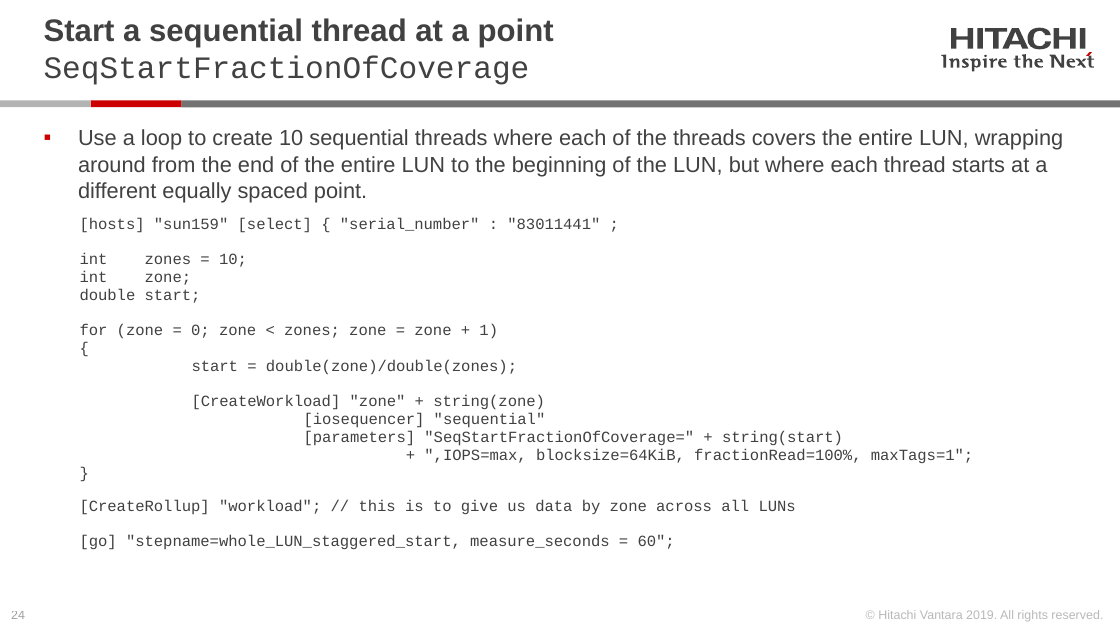
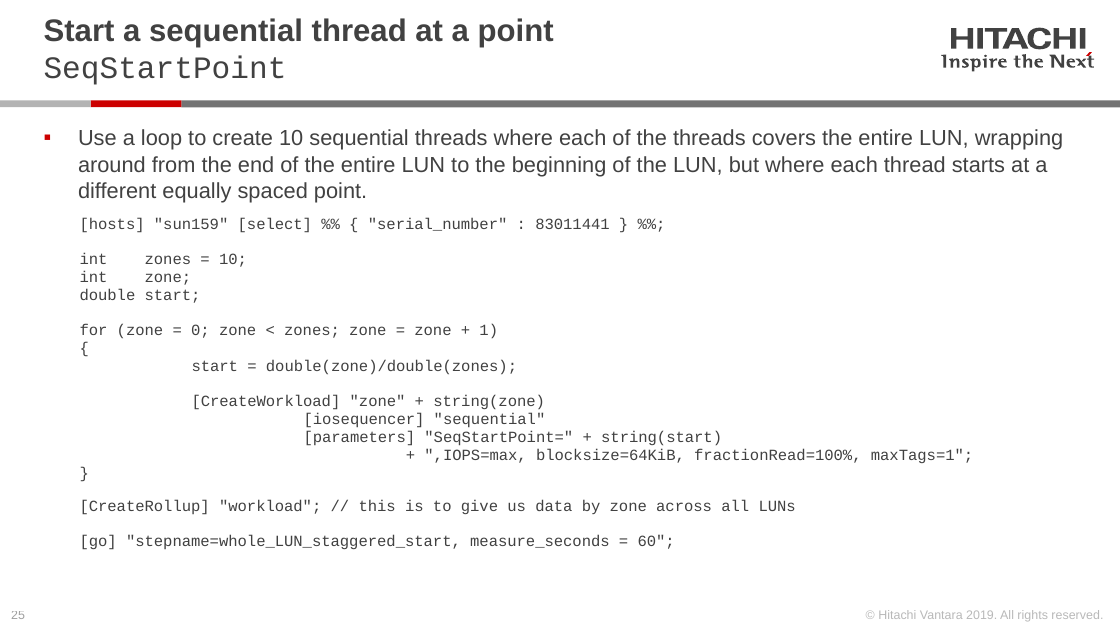
Before and after one commit to Hitachi-Data-Systems/ivy, a slide deck: slide 25 of doc/Programming the ivy engine.pptx (slide 24 before the commit). Drawn at 1120x630 pixels with LibreOffice and Linux fonts; fonts in the diff are those of the drawing. Boxes give left, top, right and bottom in pixels: in the first picture for what was removed or moved away, otherwise in the second. Text is boxed around its words. In the diff, an @@ line names an element or a change of style, - is before the commit and + after.

Commit message:
version 3.20.00
- changed VolumeCoverageFractionStart to RangeStart, etc.
- added dedupe_method workload parameter.  Supports "serpentine" and "target_spread" with stub for future "constant_ratio"
- Fixed test host CPU % busy, which previously was dividing the CPU busy by the number of measurement subintervals
- Added "active" core count and % busy.  These are the cores (actually hyperthreads) that are driving I/O.
- Removed -hyperthread command line option, which is now the default, and added -one_thread_per_core.

```diff
--- a/doc/Programming the ivy engine.pptx
+++ b/doc/Programming the ivy engine.pptx
@@ title at (x1=44, y1=18, x2=554, y2=85): text changed @@
-Start a sequential thread at a point
-SeqStartFractionOfCoverage
+Start a sequential thread at a point
+SeqStartPoint
@@ text at (x1=80, y1=217, x2=973, y2=463): text changed @@
-  [hosts] "sun159" [select] { "serial_number" : "83011441" ;
-  int zones = 10;
-  int zone;
-  double start;
-  for (zone = 0; zone < zones; zone = zone + 1)
-  {
-  start = double(zone)/double(zones);
-  [CreateWorkload] "zone" + string(zone)
-  [iosequencer] "sequential"
-  [parameters] "SeqStartFractionOfCoverage=" + string(start)
-  + ",IOPS=max, blocksize=64KiB, fractionRead=100%, maxTags=1";
-  }
+  [hosts] "sun159" [select] %% { "serial_number" : 83011441 } %%;
+  int zones = 10;
+  int zone;
+  double start;
+  for (zone = 0; zone < zones; zone = zone + 1)
+  {
+  start = double(zone)/double(zones);
+  [CreateWorkload] "zone" + string(zone)
+  [iosequencer] "sequential"
+  [parameters] "SeqStartPoint=" + string(start)
+  + ",IOPS=max, blocksize=64KiB, fractionRead=100%, maxTags=1";
+  }
@@ page number at (x1=11, y1=611, x2=25, y2=619): text changed @@
-24
+25
```
Also in this commit, not shown: 27 other slides changed, 2 slides added, 24 other files.
